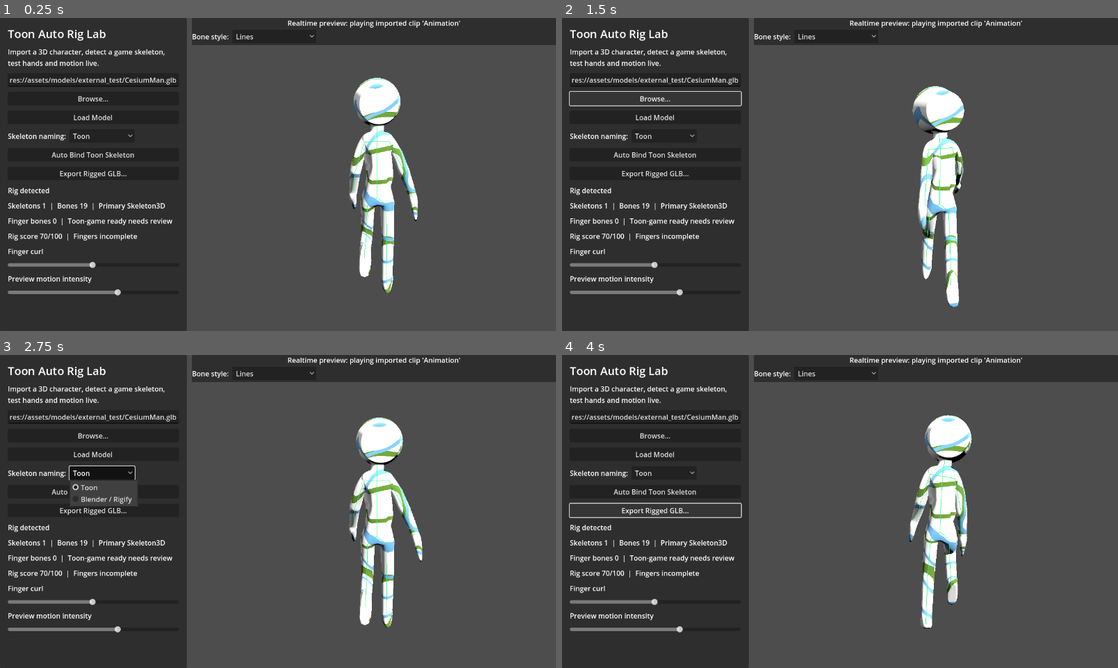
Above: before the commit, frames 1-4 (two rows, left to right).
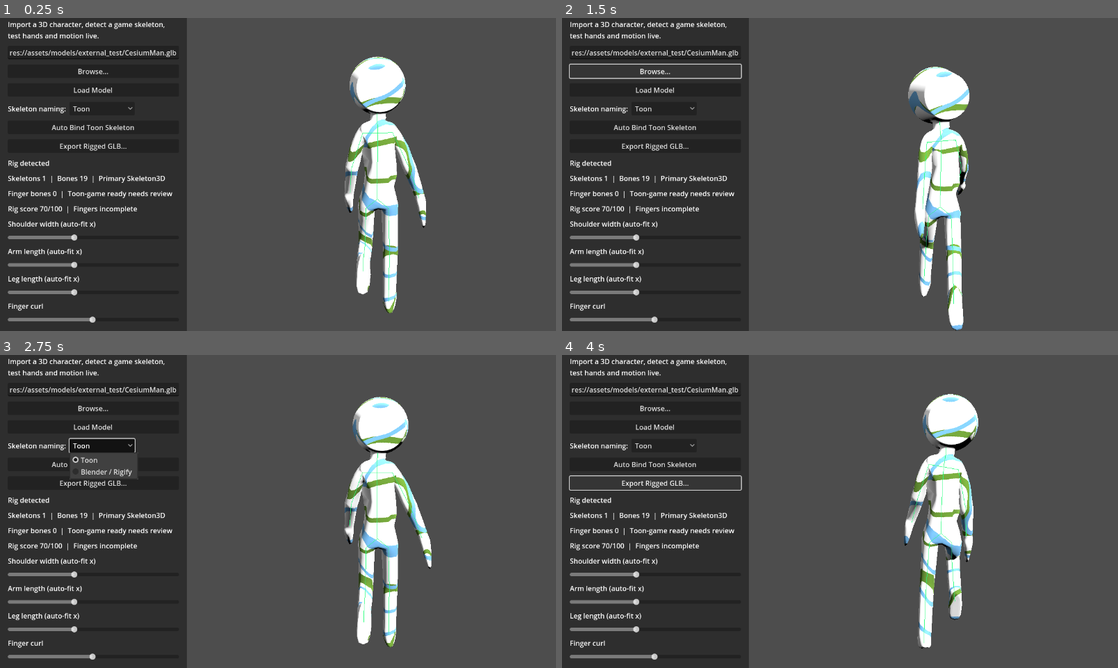
Above: after the commit, the same moments.

Repository: gino07172002/auto-rig-learning
Game: Godot game, scene res://scenes/auto_rig_lab.tscn
The game is run twice, just before and just after one commit, with the same random seed, the same clock (stepped at 60 frames per second) and the same inputs.
Inputs:
- Up to frame 1 (0.25 s): no input
- Up to frame 2 (1.5 s): click "Load Model" at 0.5 s; click "Browse..." at 1.25 s
- Up to frame 3 (2.75 s): click "Toon" at 2 s
- Up to frame 4 (4 s): click "Auto Bind Toon Skeleton" at 2.75 s; click "Export Rigged GLB..." at 3.5 s

The runs differ from the first frame. In frame 1, 15% of the frame differs, in the area x 1-100%, y 0-98%; in frame 2, 15%; in frame 3, 16%; in frame 4, 15%.

Commit message:
feat: manual proportion sliders (shoulder/arm/leg) for auto-fit
Adds shoulder_scale/arm_scale/leg_scale multipliers to the fitter (1.0 = pure auto-fit) and three sliders that re-fit the generated rig live. Regression test asserts wider shoulder scale widens shoulders and larger leg scale lowers the foot.

Co-Authored-By: Claude Opus 4.8 <noreply@anthropic.com>

Diff:
--- a/scenes/auto_rig_lab.tscn
+++ b/scenes/auto_rig_lab.tscn
@@ -96,6 +96,39 @@
 text = "Rig score: -"
 autowrap_mode = 3
 
+[node name="ShoulderScaleLabel" type="Label" parent="WorkspaceSplit/AutoRigPanel/LeftMargin/LeftVBox"]
+layout_mode = 2
+text = "Shoulder width (auto-fit x)"
+
+[node name="ShoulderScaleSlider" type="HSlider" parent="WorkspaceSplit/AutoRigPanel/LeftMargin/LeftVBox"]
+layout_mode = 2
+min_value = 0.5
+max_value = 1.8
+step = 0.01
+value = 1.0
+
+[node name="ArmScaleLabel" type="Label" parent="WorkspaceSplit/AutoRigPanel/LeftMargin/LeftVBox"]
+layout_mode = 2
+text = "Arm length (auto-fit x)"
+
+[node name="ArmScaleSlider" type="HSlider" parent="WorkspaceSplit/AutoRigPanel/LeftMargin/LeftVBox"]
+layout_mode = 2
+min_value = 0.5
+max_value = 1.8
+step = 0.01
+value = 1.0
+
+[node name="LegScaleLabel" type="Label" parent="WorkspaceSplit/AutoRigPanel/LeftMargin/LeftVBox"]
+layout_mode = 2
+text = "Leg length (auto-fit x)"
+
+[node name="LegScaleSlider" type="HSlider" parent="WorkspaceSplit/AutoRigPanel/LeftMargin/LeftVBox"]
+layout_mode = 2
+min_value = 0.5
+max_value = 1.8
+step = 0.01
+value = 1.0
+
 [node name="FineTuneLabel" type="Label" parent="WorkspaceSplit/AutoRigPanel/LeftMargin/LeftVBox"]
 layout_mode = 2
 text = "Finger curl"
--- a/scripts/auto_rig/auto_rig_lab.gd
+++ b/scripts/auto_rig/auto_rig_lab.gd
@@ -13,6 +13,9 @@
 @onready var _bone_summary: Label = find_child("BoneSummaryLabel", true, false)
 @onready var _finger_summary: Label = find_child("FingerSummaryLabel", true, false)
 @onready var _quality_label: Label = find_child("RigQualityLabel", true, false)
+@onready var _shoulder_scale_slider: HSlider = find_child("ShoulderScaleSlider", true, false)
+@onready var _arm_scale_slider: HSlider = find_child("ArmScaleSlider", true, false)
+@onready var _leg_scale_slider: HSlider = find_child("LegScaleSlider", true, false)
 @onready var _finger_slider: HSlider = find_child("FingerCurlSlider", true, false)
 @onready var _pose_slider: HSlider = find_child("PoseIntensitySlider", true, false)
 @onready var _viewport: SubViewport = find_child("PreviewViewport", true, false)
@@ -81,6 +84,9 @@
 		_naming_option.selected = _fitter.naming
 		# Re-fit the current model so the new naming takes effect immediately.
 		_naming_option.item_selected.connect(_on_naming_selected)
+	for s in [_shoulder_scale_slider, _arm_scale_slider, _leg_scale_slider]:
+		if s != null:
+			s.value_changed.connect(func(_v): _on_proportion_changed())
 	# Drag/zoom the preview: route the container's mouse events to the orbit cam.
 	if _preview_container != null:
 		_preview_container.gui_input.connect(_on_preview_gui_input)
@@ -254,6 +260,7 @@
 	_model_root.add_child(_loaded_scene)
 	_skeleton = _find_largest_skeleton(_loaded_scene)
 	if _skeleton == null and report.get("auto_fit_candidate", false):
+		_apply_proportions_to_fitter()
 		_skeleton = _fitter.fit_skeleton(_loaded_scene)
 		_status.text = "Auto-fit preview skeleton generated from mesh bounds"
 	_fit_loaded_scene()
@@ -487,6 +494,20 @@
 # the skeleton is rebuilt with the chosen preset's bone names.
 func _on_naming_selected(index: int) -> void:
 	_fitter.naming = index
+	if _last_report.get("auto_fit_candidate", false):
+		_load_model_from_ui()
+
+# Pushes the proportion sliders into the fitter (no-op if sliders are absent).
+func _apply_proportions_to_fitter() -> void:
+	if _shoulder_scale_slider != null:
+		_fitter.shoulder_scale = float(_shoulder_scale_slider.value)
+	if _arm_scale_slider != null:
+		_fitter.arm_scale = float(_arm_scale_slider.value)
+	if _leg_scale_slider != null:
+		_fitter.leg_scale = float(_leg_scale_slider.value)
+
+# Proportions only affect generated (auto-fit) rigs; re-run the fit to apply.
+func _on_proportion_changed() -> void:
 	if _last_report.get("auto_fit_candidate", false):
 		_load_model_from_ui()
 
--- a/scripts/auto_rig/toon_humanoid_fitter.gd
+++ b/scripts/auto_rig/toon_humanoid_fitter.gd
@@ -44,6 +44,12 @@
 # Naming preset used by the next fit_skeleton() call.
 var naming: int = Naming.TOON
 
+# Manual proportion multipliers applied on top of the auto-measured fit, so the
+# user can fine-tune limb sizing. 1.0 = pure auto-fit.
+var shoulder_scale: float = 1.0
+var arm_scale: float = 1.0
+var leg_scale: float = 1.0
+
 # Resolves a logical body-bone key to the current preset's bone name.
 func _bone_name(key: String) -> String:
 	return _BODY_NAMES[naming].get(key, key)
@@ -160,7 +166,8 @@
 	var shoulder_span: float = _measure_half_width(mesh_entries, shoulder_y, height * 0.06, center)
 	var hip_span: float = _measure_half_width(mesh_entries, hip_y, height * 0.05, center)
 
-	var shoulder_width: float = max(shoulder_span * 0.55, height * 0.06)
+	# Auto-measured proportions, then scaled by the manual multipliers.
+	var shoulder_width: float = max(shoulder_span * 0.55, height * 0.06) * shoulder_scale
 	var hip_width: float = max(hip_span * 0.45, height * 0.045)
 	var foot_z: float = bounds.size.z * 0.10
 
@@ -171,6 +178,9 @@
 	var shoulder_r := Vector3(center.x + shoulder_width, shoulder_y, center.z)
 	var hand_l := _measure_hand_tip(mesh_entries, center, shoulder_width, shoulder_l, false, height)
 	var hand_r := _measure_hand_tip(mesh_entries, center, shoulder_width, shoulder_r, true, height)
+	# arm_scale lengthens/shortens the arm by scaling the shoulder->hand vector.
+	hand_l = shoulder_l + (hand_l - shoulder_l) * arm_scale
+	hand_r = shoulder_r + (hand_r - shoulder_r) * arm_scale
 
 	# Distribute upper-arm / lower-arm joints along the shoulder->hand line so the
 	# bones follow the limb's true direction whatever the pose.
@@ -178,6 +188,12 @@
 	var lower_l := shoulder_l.lerp(hand_l, 0.67)
 	var upper_r := shoulder_r.lerp(hand_r, 0.34)
 	var lower_r := shoulder_r.lerp(hand_r, 0.67)
+
+	# leg_scale scales leg-joint heights relative to the hip (lower = longer legs).
+	var hip_h: float = y0 + height * 0.52
+	var knee_h: float = hip_h + (y0 + height * 0.25 - hip_h) * leg_scale
+	var foot_h: float = hip_h + (y0 + height * 0.04 - hip_h) * leg_scale
+	var upper_leg_h: float = hip_h + (y0 + height * 0.47 - hip_h) * leg_scale
 
 	# Keyed by LOGICAL bone key; names are resolved per preset when bones are added.
 	return {
@@ -194,12 +210,12 @@
 		"upper_arm.R": upper_r,
 		"lower_arm.R": lower_r,
 		"hand.R": hand_r,
-		"upper_leg.L": Vector3(center.x - hip_width, y0 + height * 0.47, center.z),
-		"lower_leg.L": Vector3(center.x - hip_width, y0 + height * 0.25, center.z),
-		"foot.L": Vector3(center.x - hip_width, y0 + height * 0.04, center.z + foot_z),
-		"upper_leg.R": Vector3(center.x + hip_width, y0 + height * 0.47, center.z),
-		"lower_leg.R": Vector3(center.x + hip_width, y0 + height * 0.25, center.z),
-		"foot.R": Vector3(center.x + hip_width, y0 + height * 0.04, center.z + foot_z),
+		"upper_leg.L": Vector3(center.x - hip_width, upper_leg_h, center.z),
+		"lower_leg.L": Vector3(center.x - hip_width, knee_h, center.z),
+		"foot.L": Vector3(center.x - hip_width, foot_h, center.z + foot_z),
+		"upper_leg.R": Vector3(center.x + hip_width, upper_leg_h, center.z),
+		"lower_leg.R": Vector3(center.x + hip_width, knee_h, center.z),
+		"foot.R": Vector3(center.x + hip_width, foot_h, center.z + foot_z),
 	}
 
 # Finds the hand tip for one side by looking at vertices that lie beyond the
--- a/scripts/tests/test_auto_rig_lab.gd
+++ b/scripts/tests/test_auto_rig_lab.gd
@@ -49,6 +49,7 @@
 	test_bone_style_switch_changes_overlay()
 	test_export_button_writes_rigged_glb()
 	test_fitter_blender_naming_preset()
+	test_fitter_proportion_scales_affect_rig()
 
 # Rigged-skeleton model used for the detection tests. CesiumMan is a small
 # in-repo fixture with a real skinned skeleton, so this test is self-contained.
@@ -360,6 +361,29 @@
 	TestAssert.truthy(skeleton.find_bone("Toon_Hand.L") == -1, "no Toon names under blender preset")
 	root.free()
 
+# Manual proportion multipliers must measurably change joint placement: a wider
+# shoulder scale pushes the shoulder bone further out; a larger leg scale lowers
+# the foot.
+func test_fitter_proportion_scales_affect_rig() -> void:
+	var base = load("res://scripts/auto_rig/toon_humanoid_fitter.gd").new()
+	var root_a: Node3D = _load_unrigged(base)
+	var skel_a: Skeleton3D = base.fit_skeleton(root_a)
+	var base_shoulder_x: float = absf(skel_a.get_bone_global_rest(skel_a.find_bone("Toon_Shoulder.L")).origin.x)
+	var base_foot_y: float = skel_a.get_bone_global_rest(skel_a.find_bone("Toon_Foot.L")).origin.y
+	root_a.free()
+
+	var wide = load("res://scripts/auto_rig/toon_humanoid_fitter.gd").new()
+	wide.shoulder_scale = 1.6
+	wide.leg_scale = 1.4
+	var root_b: Node3D = _load_unrigged(wide)
+	var skel_b: Skeleton3D = wide.fit_skeleton(root_b)
+	var wide_shoulder_x: float = absf(skel_b.get_bone_global_rest(skel_b.find_bone("Toon_Shoulder.L")).origin.x)
+	var wide_foot_y: float = skel_b.get_bone_global_rest(skel_b.find_bone("Toon_Foot.L")).origin.y
+	root_b.free()
+
+	TestAssert.truthy(wide_shoulder_x > base_shoulder_x + 0.01, "shoulder scale widens the shoulders")
+	TestAssert.truthy(wide_foot_y < base_foot_y - 0.01, "leg scale lowers the foot")
+
 func test_auto_rig_lab_scene_has_split_rig_and_preview_workspace() -> void:
 	var scene: PackedScene = load("res://scenes/auto_rig_lab.tscn")
 	TestAssert.truthy(scene != null, "auto rig lab scene exists")
